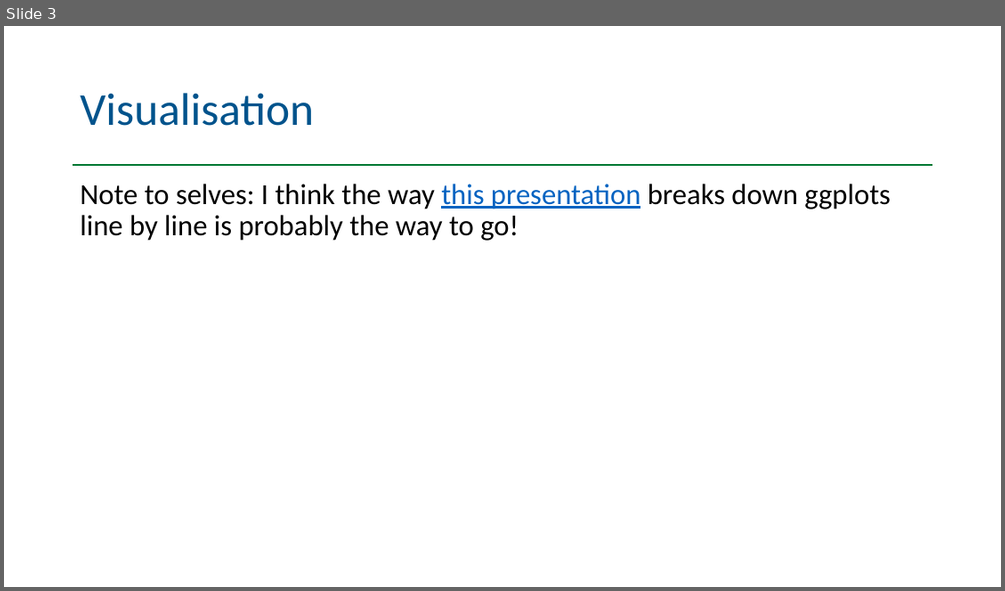
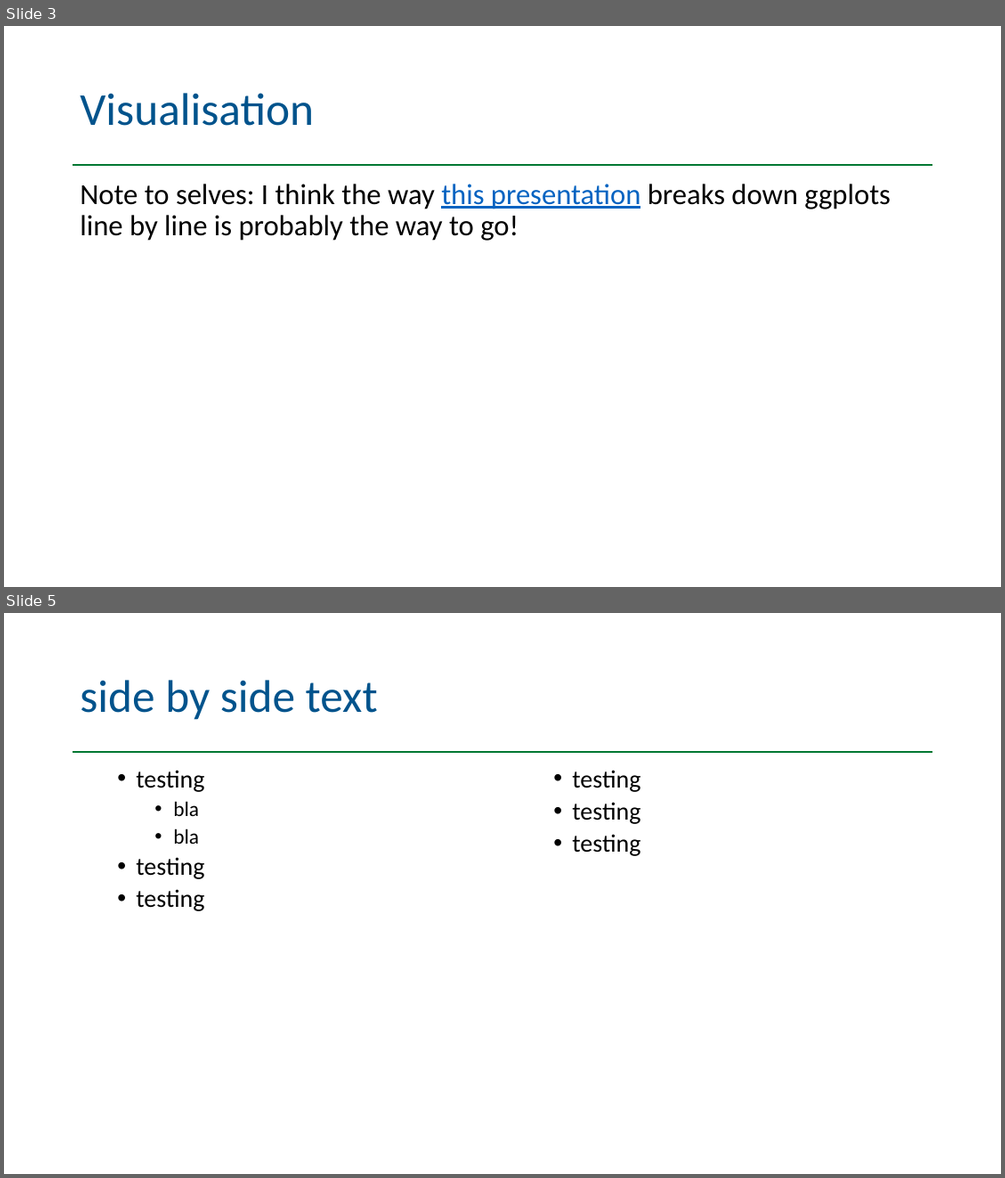
Before and after one commit to appliedepi/emory_training, a slide deck: presentation/emory_presentation.pptx. Shown one above the other, each under a label of ours: slide 3 before the commit, slides 3 and 5 after it; the slides between them are not shown. The pictures are 1005x591 and 1005x1178 pixels, drawn with LibreOffice and Linux fonts; fonts in the diff are those of the drawing; background and template pictures are left out. Boxes give left, top, right and bottom in pixels: in the first picture for what was removed or moved away, otherwise in the second. Text is boxed around its words. In the diff, an @@ line names an element or a change of style, - is before the commit and + after.

```diff
--- a/presentation/emory_presentation.pptx
+++ b/presentation/emory_presentation.pptx
@@ slide 5 added at [4,613,1001,1174], background #FFFFFF; not listed: 1 template element that a slide beside it also shows @@
@@ title added at [80,680,378,720], 44 pt, text #00538C @@
+side by side text
@@ text added at [136,770,204,911], 24 pt, text #000000 @@
+  • testing
+    • bla
+    • bla
+  • testing
+  • testing
@@ text added at [572,770,640,856], 24 pt, text #000000 @@
+  • testing
+  • testing
+  • testing
```
Also in this commit, not shown: 1 other slide added, 1 other file.
